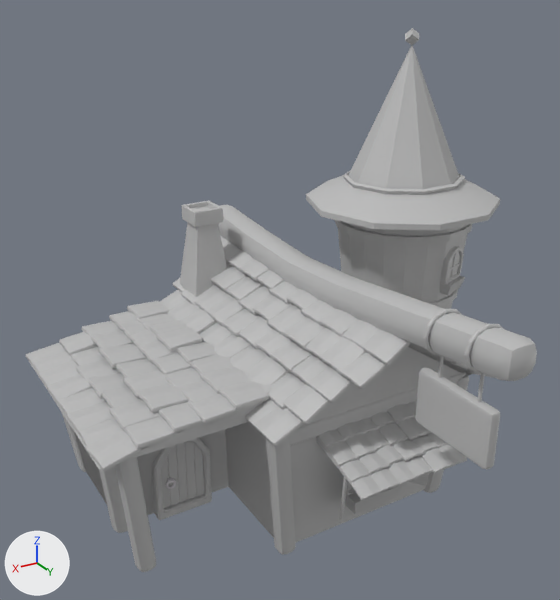
Renders of the FBX model A Passing Friend/Assets/Models/WorldAssets/AshaHuis.fbx from each side of a commit.
Before and after are seen from a camera (50 mm lens) standing at (12.11, 4.67, 7.78) and looking at (6.74, -4.28, 3.3). The axes (+X, +Y, +Z) are drawn at lower left. The lights are the same throughout. Where no turn or scale is listed for an object, it has been applied to the vertices. Vertices at the same position are counted once.
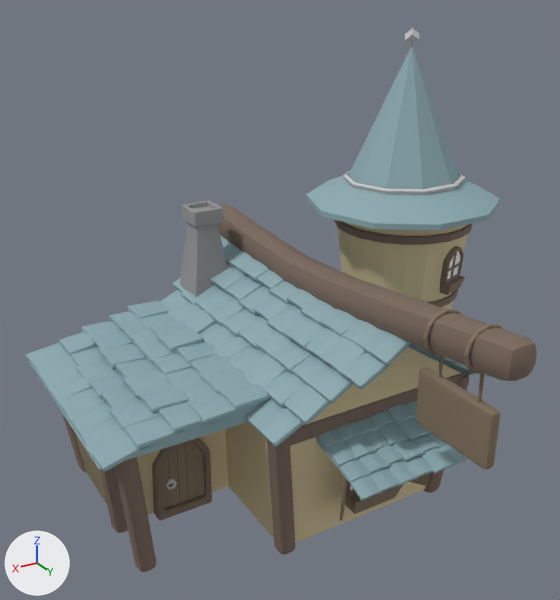
The newer file is also turned or shifted as a whole; pictures and numbers use the older file's frame.

Edits to the bpy script that builds the scene:
```text
Add mat_dakpanasha:
    mat_dakpanasha = principled_material('DakpanAsha')
    mat_dakpanasha.base_color = (0.262, 0.401, 0.436)  # cyan #8caab0
    mat_dakpanasha.roughness = 0.749
Add mat_ladderhout:
    mat_ladderhout = principled_material('LadderHout')
    mat_ladderhout.base_color = (0.225, 0.171, 0.116)  # brown #827360
    mat_ladderhout.roughness = 0.749
Add mat_steen:
    mat_steen = principled_material('Steen')
    mat_steen.base_color = (0.297, 0.294, 0.298)  # grey #949494
    mat_steen.roughness = 0.749
Add mat_huis:
    mat_huis = principled_material('Huis')
    mat_huis.base_color = (0.669, 0.553, 0.33)  # beige #d6c49b
    mat_huis.roughness = 0.749
Add mat_licht_ijzer:
    mat_licht_ijzer = principled_material('Licht_ijzer')
    mat_licht_ijzer.base_color = (0.555, 0.555, 0.555)  # light grey #c4c4c4
    mat_licht_ijzer.roughness = 0.749
Add mat_boomstam:
    mat_boomstam = principled_material('Boomstam')
    mat_boomstam.base_color = (0.196, 0.14, 0.106)  # brown #7a695c
    mat_boomstam.roughness = 0.749
Add mat_raam:
    mat_raam = principled_material('Raam')
    mat_raam.base_color = (1.0, 1.0, 1.0)  # white #ffffff
    mat_raam.roughness = 0.749
Change me_mesh:
    used by ob_polysurface703; location = (6.27, -4.06, 3.41)
    remove me_mesh.from_pydata(...)  # 19013 vertices, 18758 faces; spans x -3.66..3.66, y -3.7..3.7, z -3.53..3.53
    remove me_mesh.materials.append(mat_pasted__pasted__pasted__ijzer)  # light grey #d4d0d5
    add me_mesh.from_pydata(...)  # 18921 vertices, 18668 faces; spans x -3.66..3.66, y -3.7..3.7, z -3.53..3.53
    me_mesh part 1: the loose piece of 264 vertices spanning x 1.58..2.49, y -0.71..-0.43, z -3.43..-2.0 is moved by (0.0, 0.01, 0.0), in mat_boomstam (brown #7a685c)
    me_mesh part 2: the loose piece of 56 vertices spanning x -0.75..0.17, y 1.05..1.23, z -2.83..-2.07 is moved by (0.0, 0.03, 0.0)
    me_mesh part 3: the loose piece of 92 vertices spanning x -0.31..0.22, y -2.45..-1.9, z -0.31..0.01 is deleted
    me_mesh part 4: 249 vertices moved within x -2.15..3.1, y -1.53..2.05, z -3.33..-0.2; 675 vertices removed from x -0.72..2.4, y -0.54..1.17, z -3.35..-0.75; 675 vertices added at x -0.72..2.4, y -0.53..1.18, z -3.35..-0.71
    me_mesh part 5: 13353 faces spanning x -3.66..3.66, y -3.39..2.38, z -3.43..3.3 switch from mat_lambert1 (grey #bcbcbc) to mat_dakpanasha (cyan #8caab0)
    me_mesh part 6: 1057 faces spanning x -2.78..0.52, y -1.82..3.4, z -3.1..0.65 switch from mat_lambert1 (grey #bcbcbc) to mat_ladderhout (brown #82735f)
    me_mesh part 7: 1360 faces spanning x -3.28..3.37, y -3.7..3.7, z -3.53..0.65 switch from mat_lambert1 (grey #bcbcbc) to mat_boomstam (brown #7a685c)
    me_mesh part 8: 179 faces spanning x -3.27..3.29, y -2.74..1.26, z -3.44..0.97 switch from mat_lambert1 (grey #bcbcbc) to mat_huis (beige #d6c49b)
    me_mesh part 9: 58 faces spanning x -2.55..-2.21, y 0.25..0.39, z -0.15..0.31 switch from mat_lambert1 (grey #bcbcbc) to mat_raam (white #ffffff)
    me_mesh part 10: 274 faces spanning x -2.97..0.94, y -3.1..0.13, z -3.44..0.72 switch from mat_lambert1 (grey #bcbcbc) to mat_steen (grey #949494)
    add me_mesh.materials.append(mat_licht_ijzer)  # light grey #c4c4c4
```

Location of each change, [x1, y1, x2, y2] in pixels of the pictures (560 x 600 px; the box of a moved part takes in the faces that stretch with it):
part 1 of me_mesh, moved or reshaped
    before: [152, 438, 212, 520]
    after: [152, 438, 212, 521]
part 2 of me_mesh, moved or reshaped
    before: [346, 482, 355, 496]
    after: [346, 482, 357, 497]
part 3 of me_mesh, deleted
    before: [227, 251, 246, 265]
part 4 of me_mesh, moved or reshaped
    before: [114, 275, 446, 508]
    after: [114, 275, 446, 509]
part 5 of me_mesh, recoloured (grey to cyan)
    both: [26, 45, 500, 501]
part 6 of me_mesh, recoloured (grey to brown)
    both: [340, 276, 503, 521]
part 7 of me_mesh, recoloured (grey to brown)
    both: [62, 205, 537, 572]
part 8 of me_mesh, recoloured
    both: [73, 222, 467, 543]
part 9 of me_mesh, recoloured
    both: [447, 251, 461, 279]
part 10 of me_mesh, recoloured
    both: [180, 201, 227, 297]
